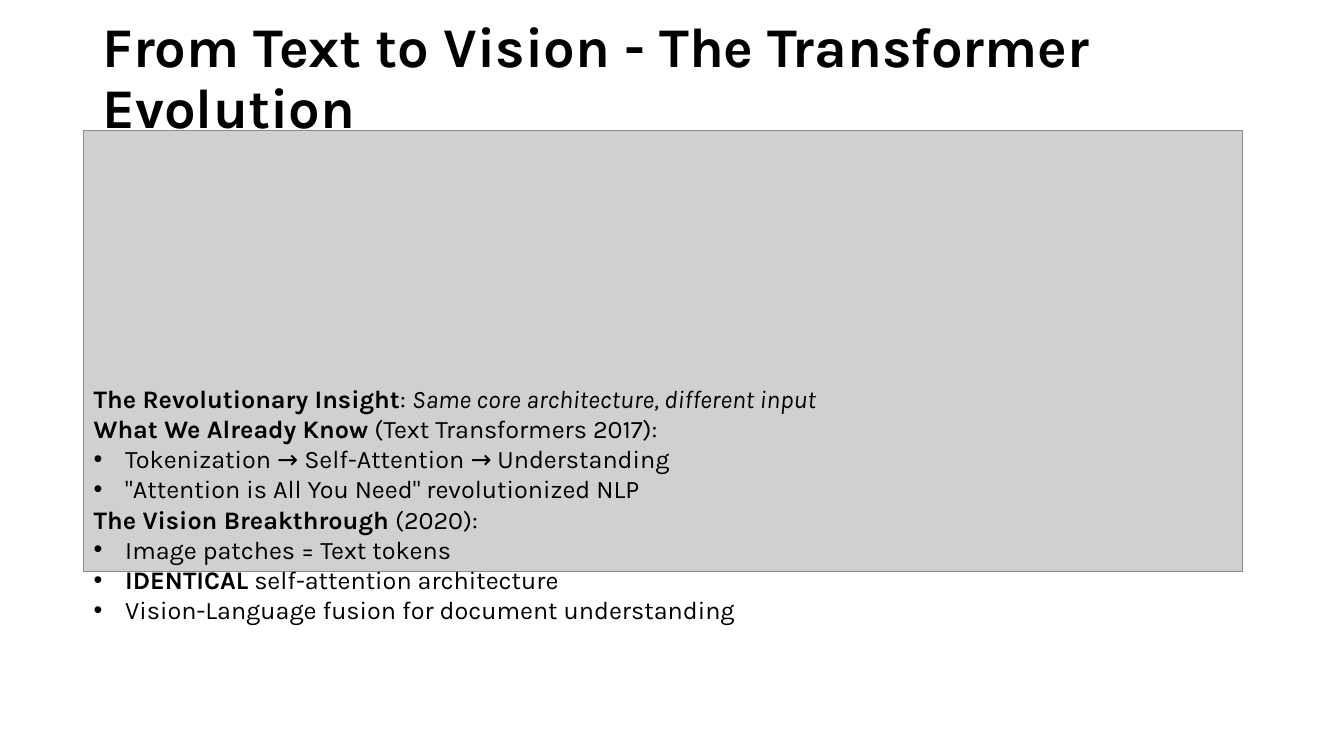
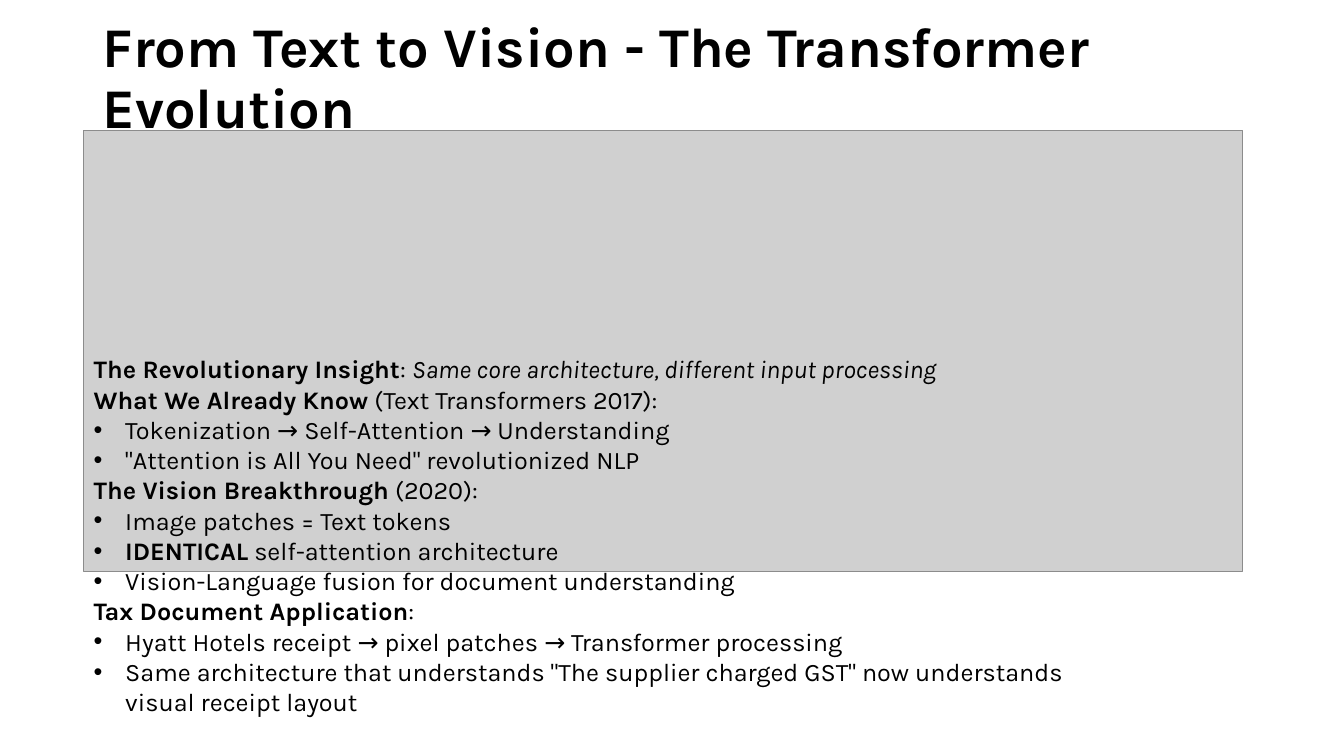
Before and after one commit to tmnestor/unified_vision_processor_minimal, a slide deck: slide 9 of presentation_materials/vision_transformers.pptx (slide 12 before the commit). Drawn at 1344x756 pixels with LibreOffice and Linux fonts; fonts in the diff are those of the drawing; grey boxes stand for pictures. Boxes give left, top, right and bottom in pixels: in the first picture for what was removed or moved away, otherwise in the second. Text is boxed around its words. In the diff, an @@ line names an element or a change of style, - is before the commit and + after.

Commit message:
✨ feat: update presentation materials for Vision Transformers with enhanced content and visuals

```diff
--- a/presentation_materials/vision_transformers.pptx
+++ b/presentation_materials/vision_transformers.pptx
@@ text "The Revolutionary Insight: Same core ..." moved from (x1=94, y1=390, x2=816, y2=626) to (x1=94, y1=360, x2=1062, y2=717) @@
@@ text at (x1=94, y1=360, x2=936, y2=385): text changed @@
-The Revolutionary Insight: Same core architecture, different input
+The Revolutionary Insight: Same core architecture, different input processing
@@ text at (x1=94, y1=602, x2=1062, y2=717): paragraphs added @@
+Tax Document Application:
+• Hyatt Hotels receipt → pixel patches → Transformer processing
+• Same architecture that understands "The supplier charged GST" now understands visual receipt layout
```
Also in this commit, not shown: 6 other slides changed, 3 slides added, 5 slides removed.
